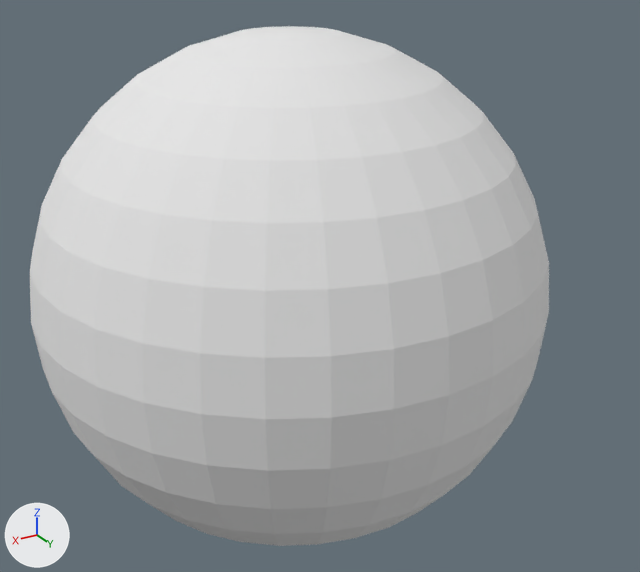
The OBJ model assets/bumblebee.obj, before and after one commit.
One viewpoint serves both versions: a camera (50 mm lens) standing at (3.21, 5.61, 3.89) and looking at (-0.1, 0.1, 1.13). The axes (+X, +Y, +Z) are drawn at lower left. The lights are the same throughout. Where no turn or scale is listed for an object, it has been applied to the vertices.

Script lines for the objects in view, before the commit:
```python
me_sphere = bpy.data.meshes.new('Sphere')
me_sphere.from_pydata(...)  # a UV sphere (32 segments, 16 rings, poles along z) spanning x -2.12..2.0, y -2.34..1.79, z -1.06..3.06
me_sphere.materials.append(mat_none)  # white #e7e7e7
ob_sphere = bpy.data.objects.new('Sphere', me_sphere)
ob_sphere.location = (0.0, 0.0, 0.0)
```
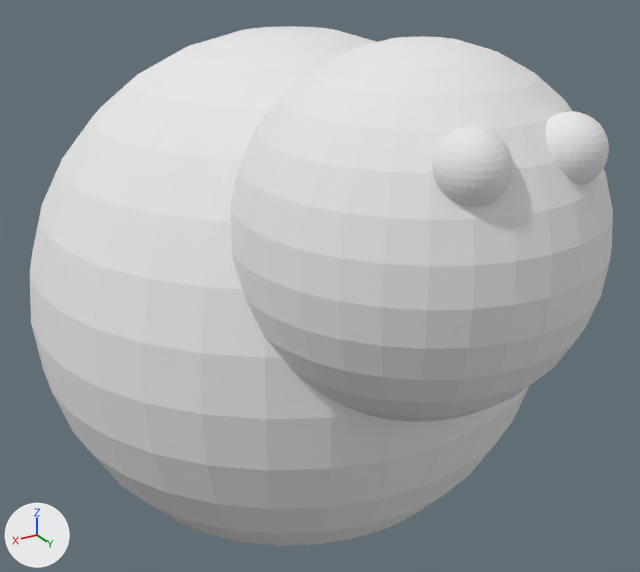
The newer file is also rescaled (x1.361), turned or shifted as a whole; pictures and numbers use the older file's frame.

Patch to the scene script:
```diff
--- a/assets/bumblebee.obj.py
+++ b/assets/bumblebee.obj.py
@@ me_sphere_003 @@
+me_sphere_003.from_pydata(...)  # a UV sphere (32 segments, 16 rings, poles along z) spanning x -0.551..-0.135, y 2.31..2.727, z 1.45..1.867
+me_sphere_003.materials.append(mat_none)  # white #e7e7e7
@@ me_sphere_002 @@
+me_sphere_002.from_pydata(...)  # a UV sphere (32 segments, 16 rings, poles along z) spanning x 0.136..0.553, y 2.31..2.727, z 1.45..1.867
+me_sphere_002.materials.append(mat_none)  # white #e7e7e7
@@ me_sphere_001 @@
+me_sphere_001.from_pydata(...)  # a UV sphere (32 segments, 16 rings, poles along z) spanning x -1.2..1.2, y 0.43..2.83, z -0.22..2.18
+me_sphere_001.materials.append(mat_none)  # white #e7e7e7
@@ ob_sphere_003 @@
+ob_sphere_003 = bpy.data.objects.new('Sphere.003', me_sphere_003)
+ob_sphere_003.location = (-0.058, -0.276, 1.0)
@@ ob_sphere_002 @@
+ob_sphere_002 = bpy.data.objects.new('Sphere.002', me_sphere_002)
+ob_sphere_002.location = (-0.058, -0.276, 1.0)
@@ ob_sphere_001 @@
+ob_sphere_001 = bpy.data.objects.new('Sphere.001', me_sphere_001)
+ob_sphere_001.location = (-0.058, -0.276, 1.0)
```

Pixel boxes (x1, y1, x2, y2) of what changed, in the pictures (640 x 572 px):
'Sphere.001', added: after (230, 36, 613, 422)
'Sphere.002', added: after (432, 126, 513, 207)
'Sphere.003', added: after (546, 111, 609, 185)
